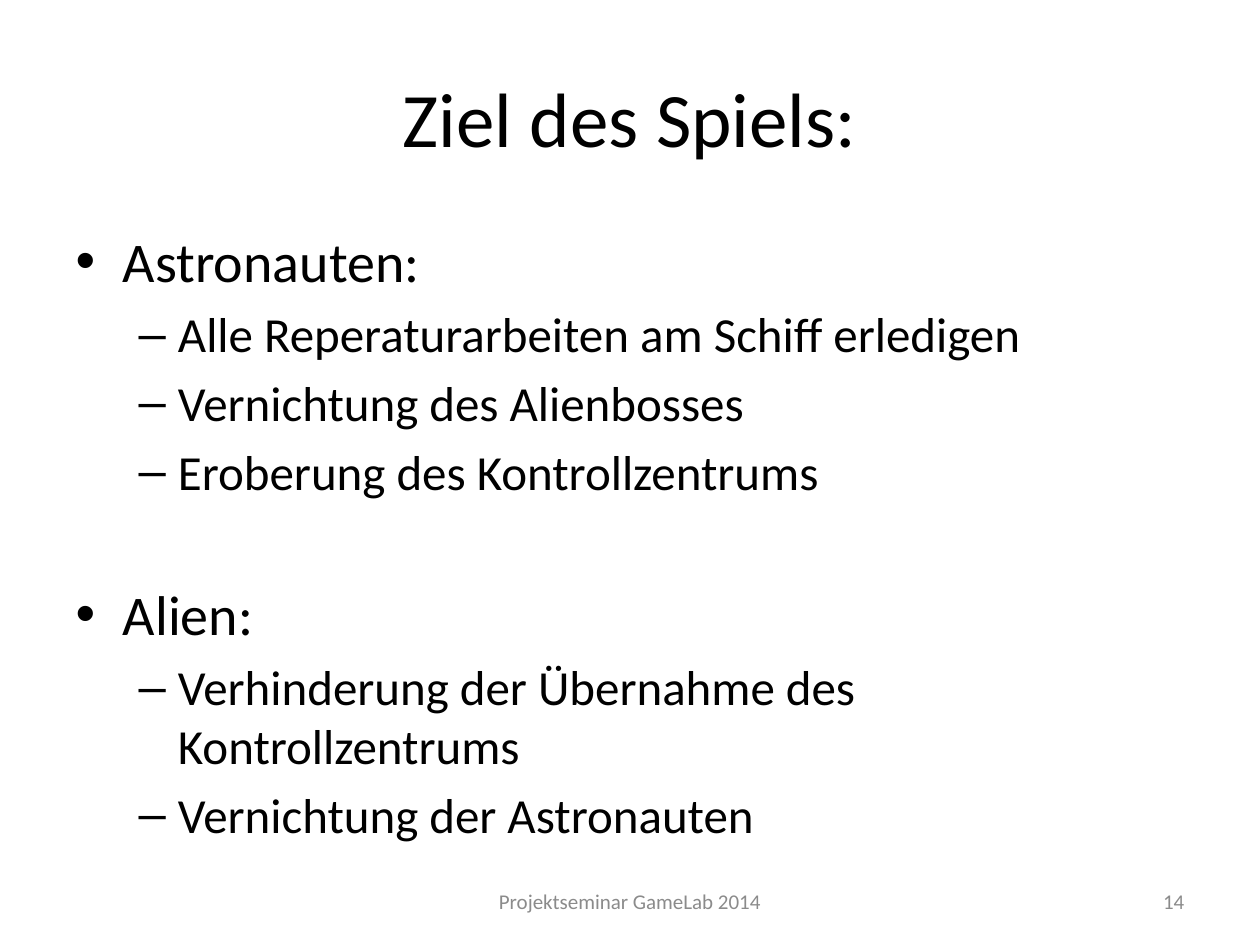
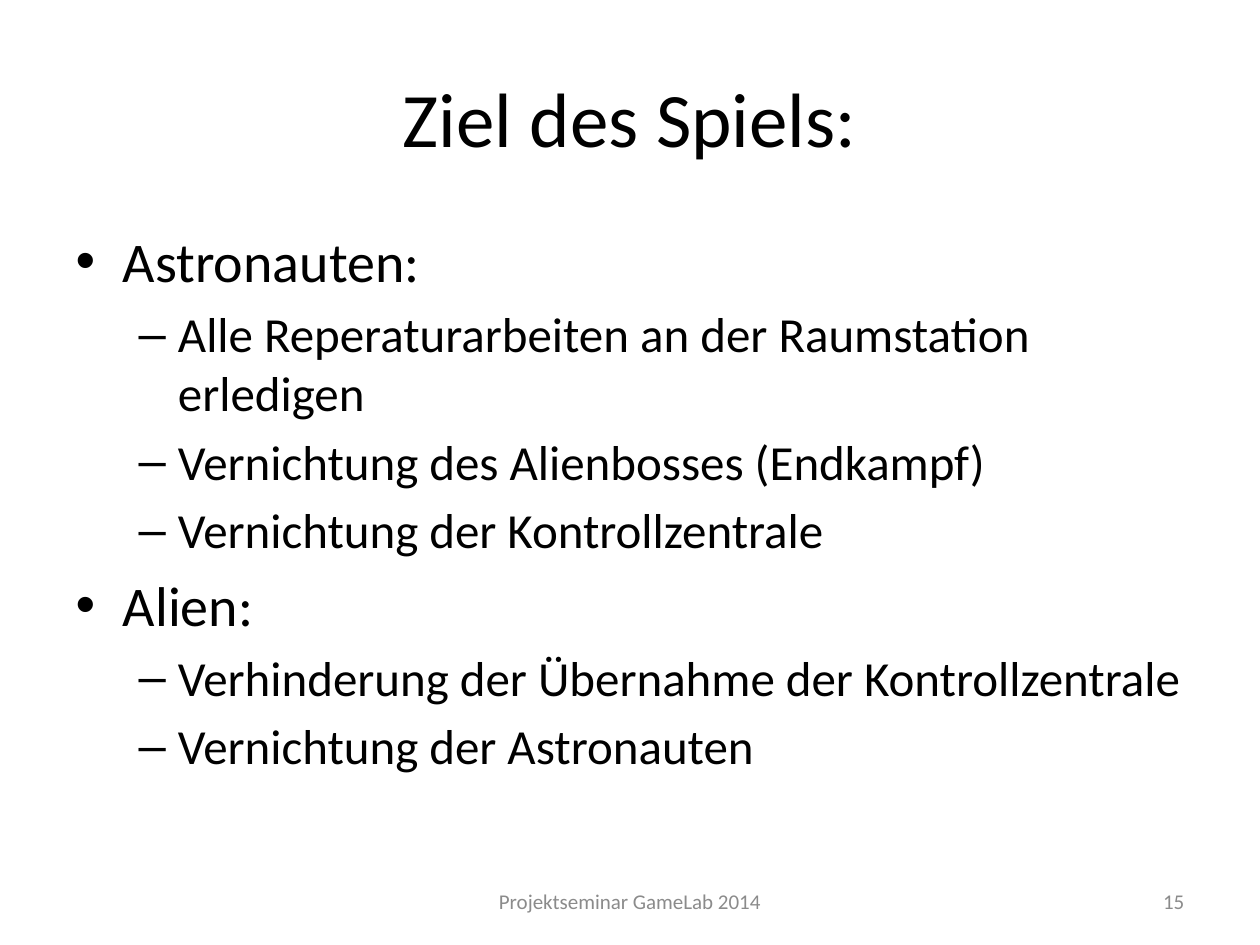
Before and after one commit to Instinctlol/gamelab2014, a slide deck: slide 15 of Abschlusspräsentation/SpielkonzeptFINAL.pptx (slide 14 before the commit). Drawn at 1260x945 pixels with LibreOffice and Linux fonts; fonts in the diff are those of the drawing; background and template pictures are left out. Boxes give left, top, right and bottom in pixels: in the first picture for what was removed or moved away, otherwise in the second. Text is boxed around its words. In the diff, an @@ line names an element or a change of style, - is before the commit and + after.

```diff
--- a/Abschlusspräsentation/SpielkonzeptFINAL.pptx
+++ b/Abschlusspräsentation/SpielkonzeptFINAL.pptx
@@ text at <box>178,318,1030,557</box>: text changed @@
-  – Alle Reperaturarbeiten am Schiff erledigen
-  – Vernichtung des Alienbosses
-  – Eroberung des Kontrollzentrums
+  – Alle Reperaturarbeiten an der Raumstation erledigen
+  – Vernichtung des Alienbosses (Endkampf)
+  – Vernichtung der Kontrollzentrale
@@ text at <box>178,656,1180,705</box>: text changed @@
-  – Verhinderung der Übernahme des Kontrollzentrums
+  – Verhinderung der Übernahme der Kontrollzentrale
@@ page number at <box>1163,895,1184,909</box>: text changed @@
-14
+15
```
Also in this commit, not shown: 10 other slides changed, 1 slide added, 1 slide removed, 3 other files.
